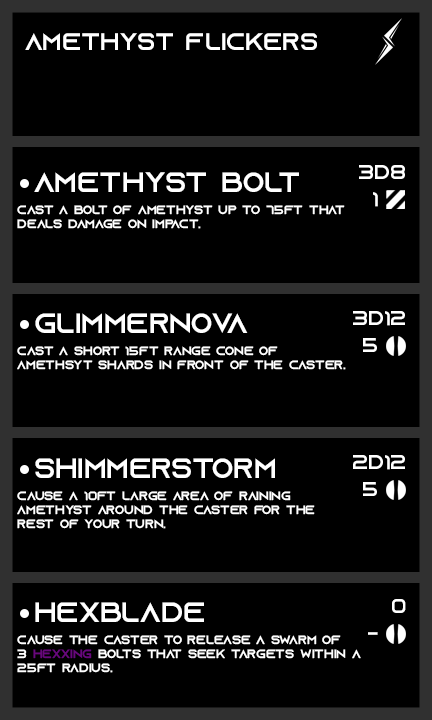
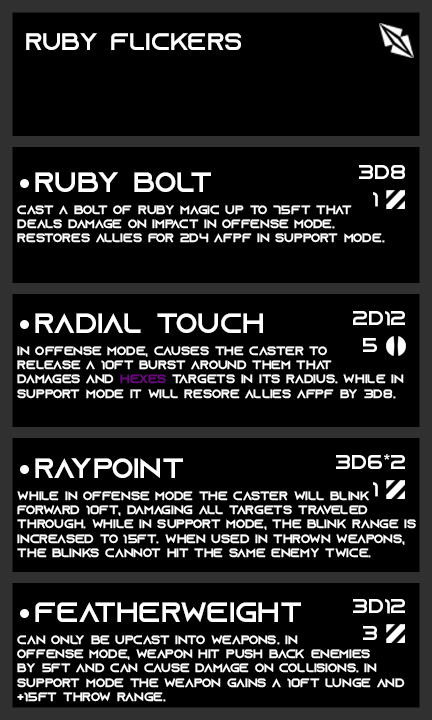
Before/after of a 432px x 720px layered artwork. What changed in the layer stack:
renamed "amethyst flickers" to "ruby flickers", painted on it over (x1=25, y1=33, x2=317, y2=50)
hid "Amethyst" over (x1=375, y1=18, x2=402, y2=65)
added layer "Ruby" in group "Affinity" over (x1=379, y1=23, x2=414, y2=58)
renamed "cast a bolt of amethyst up to 75ft that deals damage on impact." to "cast a bolt of ruby magic up to 75ft that deals damage on impac", painted on it over (x1=17, y1=205, x2=385, y2=243)
renamed "amethyst bolt" to "ruby bolt", painted on it over (x1=34, y1=172, x2=299, y2=192)
renamed "cast a short 15ft range cone of amethsyt shards in front of th" to "in offense mode, causes the caster to release a 10ft burst aro", painted on it over (x1=17, y1=346, x2=404, y2=399)
renamed "glimmernova" to "radial touch", painted on it over (x1=35, y1=313, x2=263, y2=333)
renamed "cause a 10ft large area of raining amethyst around the caster" to "while in offense mode the caster will blink forward 10ft, dama", painted on it over (x1=17, y1=491, x2=416, y2=558)
renamed "shimmerstorm" to "raypoint", painted on it over (x1=35, y1=458, x2=275, y2=478)
showed "Anti Tank" (3rd of 4, in "Level 3" › "Stats") over (x1=386, y1=480, x2=405, y2=499)
hid "Standard" (3rd of 4, in "Level 3" › "Stats") over (x1=386, y1=480, x2=406, y2=500)
renamed "2d12" to "3d6*2", painted on it over (x1=336, y1=454, x2=390, y2=470)
renamed "cause the caster to release a swarm of 3 hexxing bolts that see" to "can only be upcast into weapons. in offense mode, weapon hit p", painted on it over (x1=17, y1=635, x2=405, y2=702)
renamed "hexblade" to "featherweight", painted on it over (x1=35, y1=602, x2=301, y2=622)
showed "Anti Tank" (4th of 4, in "Level 4" › "Stats") over (x1=386, y1=624, x2=405, y2=643)
hid "Standard" (4th of 4, in "Level 4" › "Stats") over (x1=386, y1=624, x2=406, y2=644)
renamed "0" to "3d12", painted on it over (x1=353, y1=599, x2=406, y2=614)
…and 3 more changes (3 painted, 1 renamed)